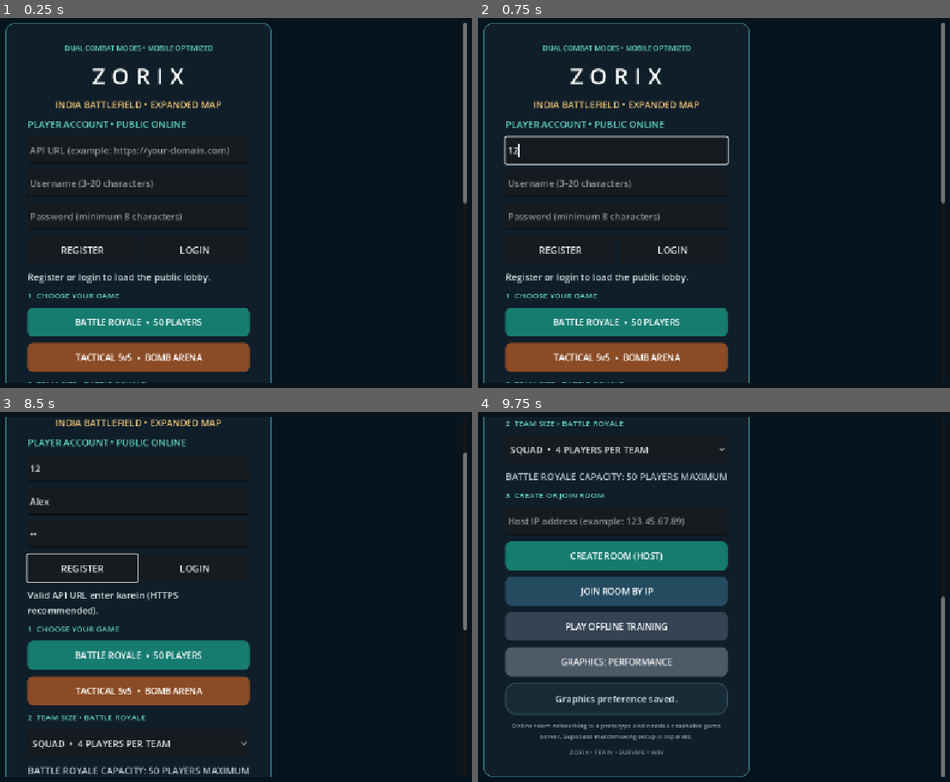
Above: before the commit, frames 1-4 (two rows, left to right).
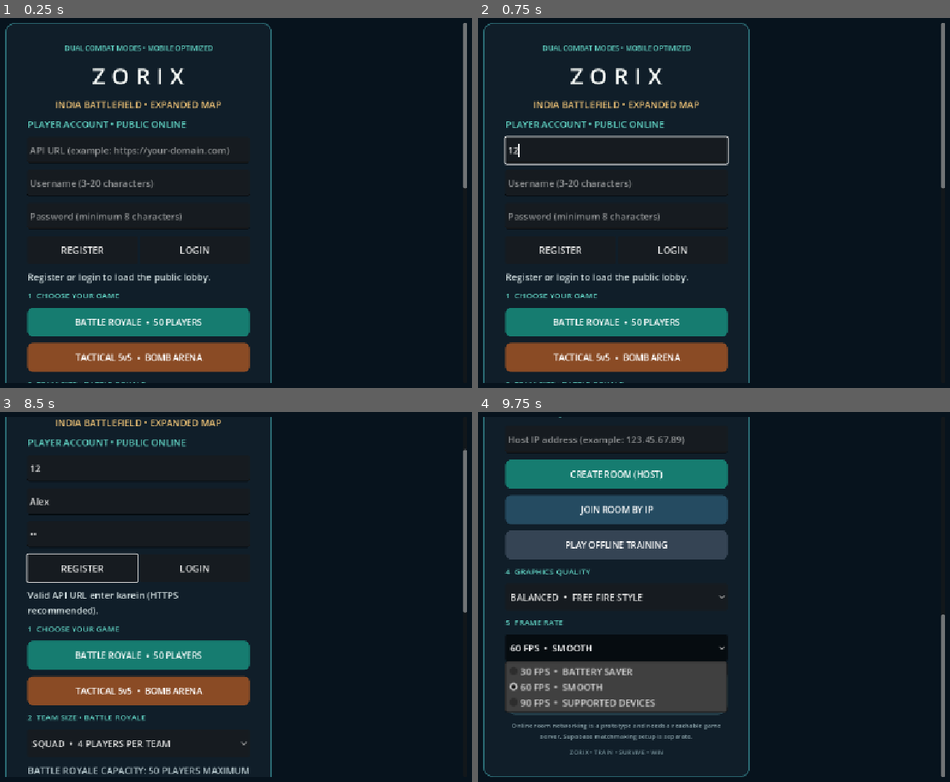
Above: after the commit, the same moments.

Repository: yadav429/ZORIX
Game: Godot game, scene res://Scenes/Lobby.tscn
Two runs of this game, one before a commit and one after it. Both use one fixed random seed, a clock stepped at 60 frames per second and the inputs below.
Inputs (mouse positions are in pixels of both pictures, inside the frame that each line leads up to):
- Up to frame 1 (0.25 s): no input
- Up to frame 2 (0.75 s): click (614, 151) at 0.52 s; type "12" at 0.6 s
- Up to frame 3 (8.5 s): click (136, 578) at 0.75 s; type "Alex" at 0.83 s; click (136, 611) at 0.98 s; type "12" at 1.07 s; tap Enter (ui_accept) at 1.25, 1.52, 5, 5.75, 6.5, 7.25, 7.52, 8 s; move the mouse to (108, 671) at 1.27 s; hold Up (ui_up) 1.28-2 s; click (108, 671) at 1.42 s; click "REGISTER" at 2 s; click "LOGIN" at 2.75 s; click "BATTLE ROYALE • 50 PLAYERS" at 3.5 s; click "TACTICAL 5v5 • BOMB ARENA" at 4.25 s; drag from (339, 652) to (108, 671) at 5.02 s; move the mouse to (outside the picture) at 5.77 s; hold Left (ui_left) 5.78-6.5 s; drag from (174, 597) to (outside the picture) at 6.52 s; move the mouse to (42, 504) at 7.27 s; hold Down (ui_down) 7.28-8 s; drag from (287, 578) to (42, 504) at 8.02 s
- Up to frame 4 (9.75 s): click (614, 645) at 8.77 s; type "12" at 8.85 s; click (614, 645) at 9.5 s, where only the run before the commit has a clickable "GRAPHICS: BALANCED"

The runs differ from the first frame. In frame 1, less than 0.1% of the frame differs, in the area x 98-99%, y 45-51%; in frame 2, less than 0.1%; in frame 3, less than 0.1%; in frame 4, 30%, in the area x 5-99%, y 1-82%.

Commit message:
Add selectable graphics and FPS presets

Diff:
--- a/Scripts/lobby.gd
+++ b/Scripts/lobby.gd
@@ -8,10 +8,12 @@
 
 var content: VBoxContainer
 var info_label: Label
-var graphics_button: Button
+var graphics_picker: OptionButton
+var fps_picker: OptionButton
 var address_input: LineEdit
 var mode_picker: OptionButton
-var performance_mode := false
+var graphics_quality := "balanced"
+var fps_limit := 60
 var selected_mode := "Squad"
 var selected_game_mode := "battle_royale"
 var player_account: Node
@@ -28,6 +30,7 @@
         return
 
     _load_settings()
+    _apply_frame_limit()
     _build_lobby()
 
 func _is_dedicated_server() -> bool:
@@ -71,14 +74,23 @@
 func _load_settings():
     var config = ConfigFile.new()
     if config.load(SETTINGS_PATH) == OK:
-        performance_mode = bool(config.get_value("graphics", "performance", false))
+        graphics_quality = str(config.get_value("graphics", "quality", "performance" if bool(config.get_value("graphics", "performance", false)) else "balanced"))
+        if graphics_quality not in ["low", "balanced", "hd"]:
+            graphics_quality = "balanced"
+        fps_limit = clampi(int(config.get_value("graphics", "fps_limit", 60)), 30, 90)
         selected_game_mode = str(config.get_value("game", "mode", "battle_royale"))
 
 func _save_settings():
     var config = ConfigFile.new()
-    config.set_value("graphics", "performance", performance_mode)
+    config.set_value("graphics", "quality", graphics_quality)
+    config.set_value("graphics", "performance", graphics_quality == "low")
+    config.set_value("graphics", "fps_limit", fps_limit)
     config.set_value("game", "mode", selected_game_mode)
     config.save(SETTINGS_PATH)
+    _apply_frame_limit()
+
+func _apply_frame_limit():
+    Engine.max_fps = fps_limit
 
 func _panel_style(color: Color, border_color: Color) -> StyleBoxFlat:
     var style = StyleBoxFlat.new()
@@ -198,10 +210,25 @@
     local_button.pressed.connect(_play_offline)
     content.add_child(local_button)
 
-    graphics_button = _make_button("", Color("#354454"))
-    graphics_button.pressed.connect(_toggle_graphics)
-    content.add_child(graphics_button)
-    _update_graphics_button()
+    _add_section("4  GRAPHICS QUALITY")
+    graphics_picker = OptionButton.new()
+    graphics_picker.add_item("LOW  •  SMOOTH PERFORMANCE")
+    graphics_picker.add_item("BALANCED  •  FREE FIRE STYLE")
+    graphics_picker.add_item("HD  •  SHARPER VISUALS")
+    graphics_picker.select(["low", "balanced", "hd"].find(graphics_quality))
+    graphics_picker.custom_minimum_size.y = 46
+    graphics_picker.item_selected.connect(_on_graphics_quality_selected)
+    content.add_child(graphics_picker)
+
+    _add_section("5  FRAME RATE")
+    fps_picker = OptionButton.new()
+    fps_picker.add_item("30 FPS  •  BATTERY SAVER")
+    fps_picker.add_item("60 FPS  •  SMOOTH")
+    fps_picker.add_item("90 FPS  •  SUPPORTED DEVICES")
+    fps_picker.select(0 if fps_limit <= 30 else (2 if fps_limit >= 90 else 1))
+    fps_picker.custom_minimum_size.y = 46
+    fps_picker.item_selected.connect(_on_fps_selected)
+    content.add_child(fps_picker)
     _update_mode_status()
 
     var panel = PanelContainer.new()
@@ -342,14 +369,15 @@
     multiplayer.multiplayer_peer = OfflineMultiplayerPeer.new()
     info_label.text = "Disconnected from room."
 
-func _update_graphics_button():
-    graphics_button.text = "GRAPHICS: PERFORMANCE" if performance_mode else "GRAPHICS: BALANCED"
-
-func _toggle_graphics():
-    performance_mode = not performance_mode
-    _save_settings()
-    _update_graphics_button()
-    info_label.text = "Graphics preference saved."
+func _on_graphics_quality_selected(index: int):
+    graphics_quality = ["low", "balanced", "hd"][clampi(index, 0, 2)]
+    _save_settings()
+    info_label.text = "Graphics set to %s. It applies when the next match loads." % graphics_quality.to_upper()
+
+func _on_fps_selected(index: int):
+    fps_limit = [30, 60, 90][clampi(index, 0, 2)]
+    _save_settings()
+    info_label.text = "FPS target set to %d. Actual FPS depends on your device." % fps_limit
 
 func _exit_tree():
     if multiplayer.multiplayer_peer != null:
